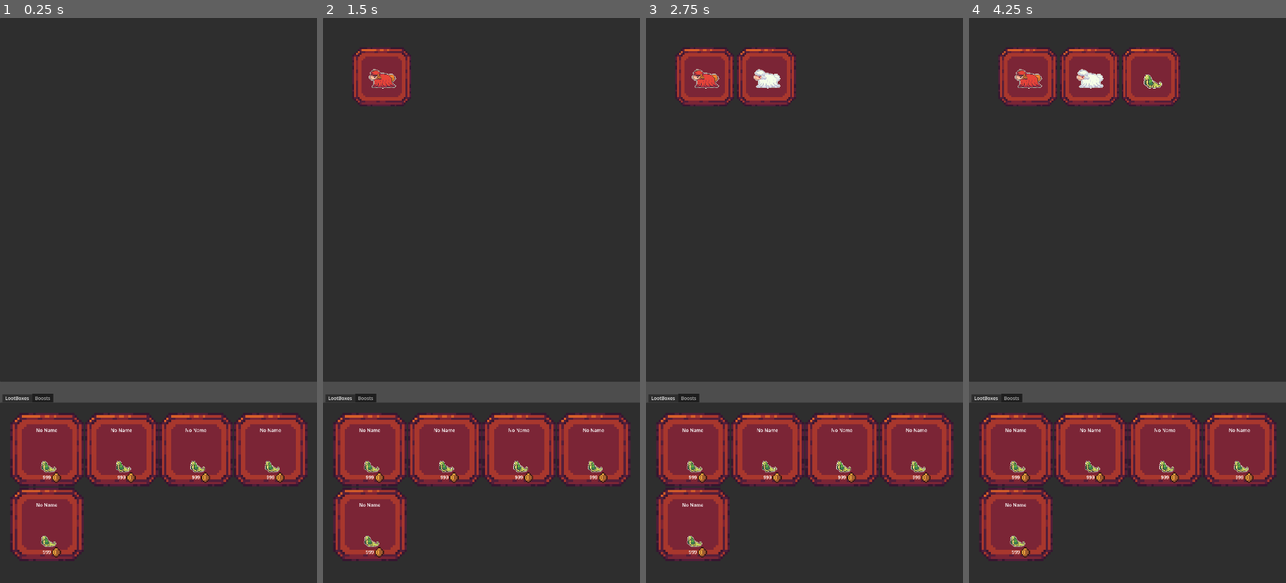
Above: before the commit, frames 1-4 (left to right).
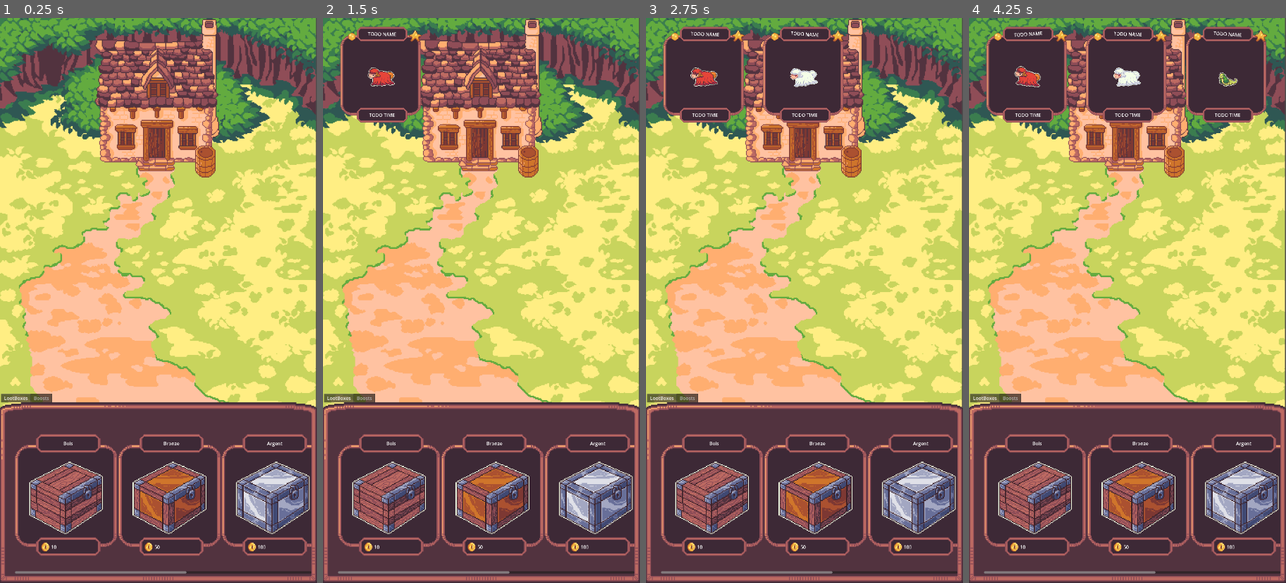
Above: after the commit, the same moments.

Repository: Sky84/gatcha
Game: Godot game, scene res://game.tscn
Same seed, same stepped clock (60 frames per second), same inputs: the game is played once before the commit and once after it. The engine's default icon, where the game draws it, is replaced by a stand-in: a white triangle on a blue panel in a dark square.
Inputs (mouse positions are in pixels of both pictures, inside the frame that each line leads up to; where the layout moved, square brackets give the same spot in the first picture):
- Up to frame 1 (0.25 s): no input
- Up to frame 2 (1.5 s): click "No Name" (after the commit: "Bois") at 0.5 s; click (380, 74) [383, 74] at 1.25 s
- Up to frame 3 (2.75 s): click "No Name" (after the commit: "Bronze") at 2 s
- Up to frame 4 (4.25 s): click (1127, 74) at 2.75 s, where only the run after the commit has a clickable "TODO NAME"; click "No Name" (after the commit: "Argent") at 3.5 s

The runs differ from the first frame. In frame 1, 94% of the frame differs, in the area x 0-100%, y 0-100%; in frame 2, 92%; in frame 3, 90%; in frame 4, 87%.

Commit message:
feat: integration and some tweens for loot

Diff:
--- a/Buttons/creature_button.gd
+++ b/Buttons/creature_button.gd
@@ -30,9 +30,9 @@
 	var texture_rect: TextureRect = get_node('TextureRect');
 	var name_label: Label = get_node('Name');
 	var price_label: Label = get_node('Price');
-	#texture_rect.texture = load(item_image_url);
-	#name_label.text = item_name;
-	#price_label.text = str(item_price);
+	texture_rect.texture = load(item_image_url);
+	name_label.text = item_name;
+	price_label.text = str(item_price);
 
 func _on_export_var_changes():
 	var item_price: int = 0;
--- a/Buttons/creature_button.tscn
+++ b/Buttons/creature_button.tscn
@@ -11,7 +11,7 @@
 offset_right = 250.0
 offset_bottom = 250.0
 texture_normal = ExtResource("1_d7sjy")
-stretch_mode = 4
+stretch_mode = 5
 script = ExtResource("2_hrnu2")
 
 [node name="TextureRect" type="TextureRect" parent="."]
@@ -26,18 +26,22 @@
 grow_horizontal = 2
 grow_vertical = 2
 texture = ExtResource("1_xqd6p")
+expand_mode = 1
 stretch_mode = 5
 
 [node name="Name" type="Label" parent="."]
 layout_mode = 1
 anchors_preset = 10
 anchor_right = 1.0
-offset_top = 47.0
-offset_bottom = 70.0
+offset_left = 81.0
+offset_top = 11.0
+offset_right = -65.0
+offset_bottom = 52.0
 grow_horizontal = 2
 mouse_filter = 1
 text = "No Name"
 horizontal_alignment = 1
+vertical_alignment = 1
 
 [node name="Price" type="Label" parent="."]
 layout_mode = 1
@@ -46,20 +50,22 @@
 anchor_top = 0.5
 anchor_right = 0.5
 anchor_bottom = 0.5
-offset_left = -14.0
-offset_top = 81.5
-offset_right = 14.0
-offset_bottom = 104.5
+offset_left = -51.0
+offset_top = 154.0
+offset_right = 107.0
+offset_bottom = 199.0
 grow_horizontal = 2
 grow_vertical = 2
 mouse_filter = 1
 text = "999"
-horizontal_alignment = 1
+vertical_alignment = 1
 
 [node name="TextureRect" type="TextureRect" parent="Price"]
 layout_mode = 0
-offset_left = 26.0
-offset_top = -9.5
-offset_right = 66.0
-offset_bottom = 30.5
+offset_left = -34.0
+offset_top = 7.0
+offset_right = -5.0
+offset_bottom = 38.0
 texture = ExtResource("3_qcwij")
+expand_mode = 1
+stretch_mode = 5
--- a/LootBoxes/loot_item.tscn
+++ b/LootBoxes/loot_item.tscn
@@ -1,13 +1,52 @@
-[gd_scene load_steps=4 format=3 uid="uid://c8y2i2ladam5p"]
+[gd_scene load_steps=8 format=3 uid="uid://c8y2i2ladam5p"]
 
 [ext_resource type="Texture2D" uid="uid://cdqbw82odjn3a" path="res://Buttons/button.png" id="1_ja8p0"]
 [ext_resource type="Script" path="res://LootItem.gd" id="2_nxl3h"]
 [ext_resource type="Texture2D" uid="uid://mgqq6vw3mhoh" path="res://Assets/Images/bebeble_baby.png" id="3_x4vbo"]
+[ext_resource type="Texture2D" uid="uid://buku36rjx26uk" path="res://Buttons/coloruncomon.png" id="4_hb12w"]
+[ext_resource type="Texture2D" uid="uid://mt1xw5bmbb44" path="res://Buttons/stargold.png" id="5_a3i8y"]
+
+[sub_resource type="Animation" id="Animation_8h0fq"]
+resource_name = "default_shake"
+length = 2.0
+loop_mode = 1
+tracks/0/type = "value"
+tracks/0/imported = false
+tracks/0/enabled = true
+tracks/0/path = NodePath("TextureRect:rotation")
+tracks/0/interp = 1
+tracks/0/loop_wrap = true
+tracks/0/keys = {
+"times": PackedFloat32Array(0, 0.5, 1, 1.5, 2),
+"transitions": PackedFloat32Array(1, 1, 1, 1, 1),
+"update": 0,
+"values": [0.0, -0.21293, 0.0, 0.21293, 0.0]
+}
+tracks/1/type = "value"
+tracks/1/imported = false
+tracks/1/enabled = true
+tracks/1/path = NodePath("Label:rotation")
+tracks/1/interp = 1
+tracks/1/loop_wrap = true
+tracks/1/keys = {
+"times": PackedFloat32Array(0, 0.5, 1, 1.5, 2),
+"transitions": PackedFloat32Array(1, 1, 1, 1, 1),
+"update": 0,
+"values": [0.0, 0.10472, 0.0, -0.10472, 0.0]
+}
+
+[sub_resource type="AnimationLibrary" id="AnimationLibrary_sc3qb"]
+_data = {
+"default_shake": SubResource("Animation_8h0fq")
+}
 
 [node name="LootItem" type="TextureButton"]
 texture_filter = 1
-custom_minimum_size = Vector2(200, 200)
+custom_minimum_size = Vector2(332, 325)
+offset_right = 303.0
+offset_bottom = 303.0
 texture_normal = ExtResource("1_ja8p0")
+ignore_texture_size = true
 stretch_mode = 5
 script = ExtResource("2_nxl3h")
 
@@ -24,4 +63,68 @@
 offset_bottom = 40.0
 grow_horizontal = 2
 grow_vertical = 2
+rotation = -0.106155
+pivot_offset = Vector2(83, 141.8)
 texture = ExtResource("3_x4vbo")
+
+[node name="Label" type="Label" parent="."]
+layout_mode = 1
+anchors_preset = 5
+anchor_left = 0.5
+anchor_right = 0.5
+offset_left = -74.0
+offset_top = 7.0
+offset_right = 85.0
+offset_bottom = 42.0
+grow_horizontal = 2
+rotation = 0.0522073
+pivot_offset = Vector2(79, 17)
+text = "TODO NAME"
+horizontal_alignment = 1
+vertical_alignment = 1
+
+[node name="Label2" type="Label" parent="."]
+layout_mode = 1
+anchors_preset = 7
+anchor_left = 0.5
+anchor_top = 1.0
+anchor_right = 0.5
+anchor_bottom = 1.0
+offset_left = -73.0
+offset_top = -43.0
+offset_right = 84.0
+offset_bottom = -7.0
+grow_horizontal = 2
+grow_vertical = 0
+text = "TODO TIME"
+horizontal_alignment = 1
+vertical_alignment = 1
+
+[node name="TextureRect2" type="TextureRect" parent="."]
+layout_mode = 0
+offset_left = 51.0
+offset_top = 20.0
+offset_right = 86.0
+offset_bottom = 47.0
+texture = ExtResource("4_hb12w")
+expand_mode = 1
+stretch_mode = 5
+
+[node name="TextureRect3" type="TextureRect" parent="."]
+layout_mode = 1
+anchors_preset = 1
+anchor_left = 1.0
+anchor_right = 1.0
+offset_left = -69.0
+offset_top = 10.0
+offset_right = -27.0
+offset_bottom = 52.0
+grow_horizontal = 0
+texture = ExtResource("5_a3i8y")
+expand_mode = 1
+stretch_mode = 5
+
+[node name="AnimationPlayer" type="AnimationPlayer" parent="."]
+libraries = {
+"": SubResource("AnimationLibrary_sc3qb")
+}
--- a/LootItem.gd
+++ b/LootItem.gd
@@ -12,6 +12,10 @@
 var item_id: String = '';
 var item_rarity: ITEM_RARITY;
 @onready var texture_rect = $TextureRect;
+@onready var animation_player = $AnimationPlayer
+
+func _ready():
+	animation_player.play("default_shake");
 
 func init_item(item_data):
 	texture_rect.texture = load(item_data.visuals[item_data.type].baby);
--- a/LootPanel.gd
+++ b/LootPanel.gd
@@ -1,4 +1,4 @@
-extends Panel
+extends Control
 class_name LootPanel
 
 const LOOT_ITEM = preload("res://LootBoxes/loot_item.tscn");
@@ -25,12 +25,15 @@
 		opened_loot_item.append(instance_loot);
 
 func update_loot_node_position(instance_loot: TextureButton):
-	var margin = 100;
-	var target_pos_x = ((opened_loot_item.size() % 3) * 210) + margin;
-	var target_pos_y = ((opened_loot_item.size() / 3) * 210) + margin;
+	instance_loot.scale = Vector2.ZERO;
+	var margin = 30;
+	var target_pos_x = ((opened_loot_item.size() % 3) * 340) + margin;
+	var target_pos_y = ((opened_loot_item.size() / 3) * 340) + margin;
 	var target_pos = Vector2(target_pos_x, target_pos_y);
 	var tween = get_tree().create_tween();
-	tween.tween_property(instance_loot, "position", target_pos, 0.5).set_trans(Tween.TRANS_SINE).set_ease(Tween.EASE_IN_OUT);
+	tween.set_parallel();
+	tween.tween_property(instance_loot, "position", target_pos, 0.5).set_trans(Tween.TRANS_SPRING).set_ease(Tween.EASE_IN_OUT);
+	tween.tween_property(instance_loot, "scale", Vector2.ONE, 0.5).set_trans(Tween.TRANS_SPRING).set_ease(Tween.EASE_IN_OUT);
 
 func get_lootbox_type(shop_item_data) -> String:
 	var total_rate = shop_item_data["wood_loot_rate"] + shop_item_data["bronze_loot_rate"] + shop_item_data["silver_loot_rate"] + shop_item_data["gold_loot_rate"] + shop_item_data["diamond_loot_rate"]
@@ -49,7 +52,6 @@
 	if random_number < (current_rate + shop_item_data["diamond_loot_rate"]):
 		possible_rewards.append("diamond");
 
-
 	var chosen_reward = possible_rewards[randi() % possible_rewards.size()];
 	print("Received ", chosen_reward, " from the ", shop_item_data["name"], " lootbox!")
 	return chosen_reward;
--- a/game.tscn
+++ b/game.tscn
@@ -1,11 +1,24 @@
-[gd_scene load_steps=4 format=3 uid="uid://c77qdaonfnpyt"]
+[gd_scene load_steps=7 format=3 uid="uid://c77qdaonfnpyt"]
 
 [ext_resource type="PackedScene" uid="uid://3s6djvo4dlm1" path="res://Buttons/creature_button.tscn" id="1_6phqq"]
 [ext_resource type="Script" path="res://Shop.gd" id="1_dwfql"]
 [ext_resource type="Script" path="res://LootPanel.gd" id="3_3eft4"]
+[ext_resource type="Texture2D" uid="uid://bquqji0c53xby" path="res://Assets/HUD/smallmenu.png" id="3_gur2h"]
+[ext_resource type="Texture2D" uid="uid://cpo10w4anfwcf" path="res://Assets/Images/backgroundfarm.png" id="4_4vsax"]
+
+[sub_resource type="StyleBoxTexture" id="StyleBoxTexture_lecxe"]
+texture = ExtResource("3_gur2h")
 
 [node name="Game" type="Node2D"]
 metadata/_edit_horizontal_guides_ = [872.0]
+
+[node name="Background" type="TextureRect" parent="."]
+offset_left = -4.0
+offset_top = -2.0
+offset_right = 1076.0
+offset_bottom = 1920.0
+texture = ExtResource("4_4vsax")
+stretch_mode = 6
 
 [node name="Shop" type="Control" parent="."]
 layout_mode = 3
@@ -24,9 +37,11 @@
 anchor_top = 1.0
 anchor_right = 1.0
 anchor_bottom = 1.0
+offset_left = -4.0
 offset_top = -645.0
 grow_horizontal = 2
 grow_vertical = 0
+theme_override_styles/panel = SubResource("StyleBoxTexture_lecxe")
 
 [node name="LootBoxes" type="Control" parent="Shop/TabContainer"]
 layout_mode = 2
@@ -34,15 +49,15 @@
 
 [node name="ScrollContainer" type="ScrollContainer" parent="Shop/TabContainer/LootBoxes"]
 layout_mode = 0
-offset_left = 35.0
-offset_top = 35.0
-offset_right = 1049.0
-offset_bottom = 589.0
+offset_left = 55.0
+offset_top = 107.0
+offset_right = 1065.0
+offset_bottom = 581.0
 
 [node name="GridContainer" type="GridContainer" parent="Shop/TabContainer/LootBoxes/ScrollContainer"]
-custom_minimum_size = Vector2(1014, 554)
+custom_minimum_size = Vector2(1014, 442.21)
 layout_mode = 2
-columns = 4
+columns = 999
 
 [node name="ShopItem" parent="Shop/TabContainer/LootBoxes/ScrollContainer/GridContainer" instance=ExtResource("1_6phqq")]
 layout_mode = 2
@@ -76,17 +91,18 @@
 
 [node name="ScrollContainer2" type="ScrollContainer" parent="Shop/TabContainer/Boosts"]
 layout_mode = 0
-offset_left = 35.0
-offset_top = 66.0
-offset_right = 1049.0
-offset_bottom = 620.0
+offset_left = 55.0
+offset_top = 107.0
+offset_right = 1065.0
+offset_bottom = 549.0
 mouse_filter = 0
+vertical_scroll_mode = 3
 
 [node name="GridContainer" type="GridContainer" parent="Shop/TabContainer/Boosts/ScrollContainer2"]
 custom_minimum_size = Vector2(1014, 554)
 layout_mode = 2
 mouse_filter = 0
-columns = 4
+columns = 10
 
 [node name="ShopItem" parent="Shop/TabContainer/Boosts/ScrollContainer2/GridContainer" instance=ExtResource("1_6phqq")]
 layout_mode = 2
@@ -100,7 +116,7 @@
 layout_mode = 2
 item_id = "x6"
 
-[node name="LootPanel" type="Panel" parent="Shop"]
+[node name="LootPanel" type="Control" parent="Shop"]
 layout_mode = 1
 anchors_preset = 15
 anchor_right = 1.0
Binary file added: Assets/HUD/smallmenu.png
Binary file added: Assets/HUD/topbarleft.png
Binary file added: Assets/HUD/topbarright.png
Binary file added: Assets/Images/backgroundfarm.png
Binary file changed: Buttons/button.png
Binary file added: Buttons/coloralbinos.png
Binary file added: Buttons/colorcomon.png
Binary file added: Buttons/colorrare.png
Binary file added: Buttons/coloruncomon.png
Binary file changed: Buttons/moneycoin.png
Binary file added: Buttons/starcuivre.png
Binary file added: Buttons/stardiamond.png
(and 7 more such lines)
